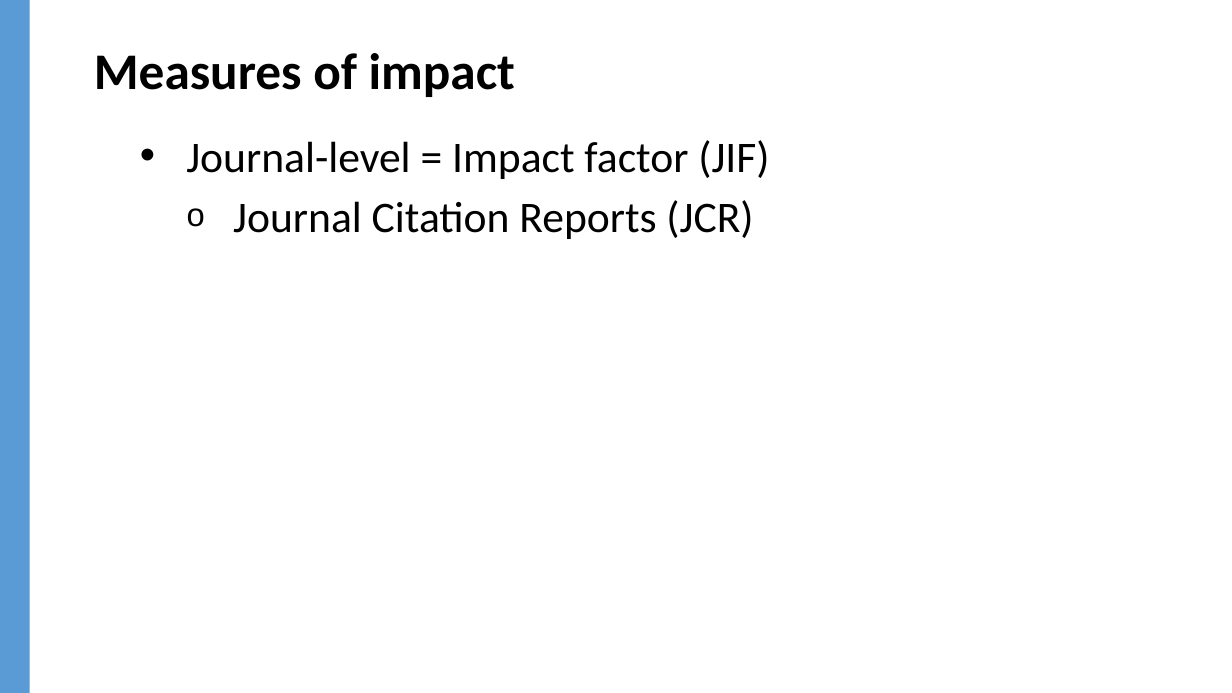
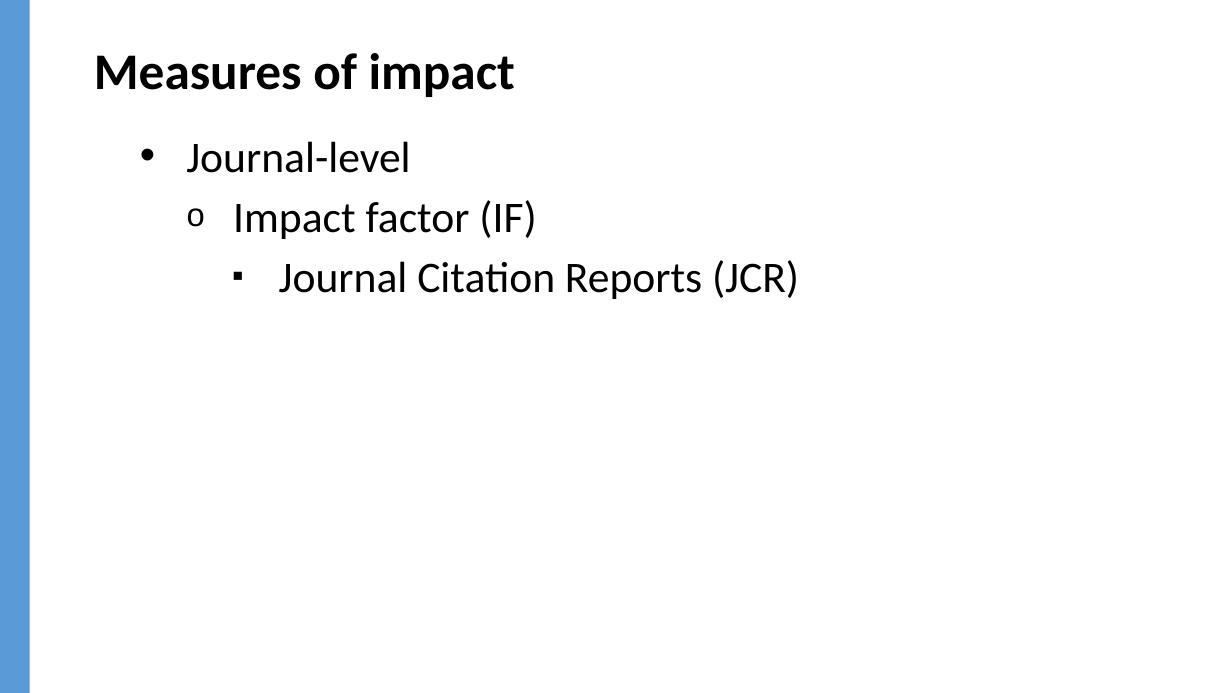
Before and after one commit to jylisadoney/jylisadoney.github.io, a slide deck: slide 26 of media/JylisaDoney_ACRL-ScholarlyCommunicationsCookbook_KeyIngredients.pptx. Drawn at 1232x693 pixels with LibreOffice and Linux fonts; fonts in the diff are those of the drawing; background and template pictures are left out. Boxes give left, top, right and bottom in pixels: in the first picture for what was removed or moved away, otherwise in the second. Text is boxed around its words. In the diff, an @@ line names an element or a change of style, - is before the commit and + after.

```diff
--- a/media/JylisaDoney_ACRL-ScholarlyCommunicationsCookbook_KeyIngredients.pptx
+++ b/media/JylisaDoney_ACRL-ScholarlyCommunicationsCookbook_KeyIngredients.pptx
@@ text at [186, 141, 536, 239]: text changed @@
-• Journal-level = Impact factor (JIF)
+• Journal-level
+  o Impact factor (IF)
@@ text at [279, 260, 799, 299]: bullet o to ▪; list level 2 to 3 in "Journal Citation Reports (JCR)" @@
```
Also in this commit, not shown: 23 other slides changed, 1 other file.
